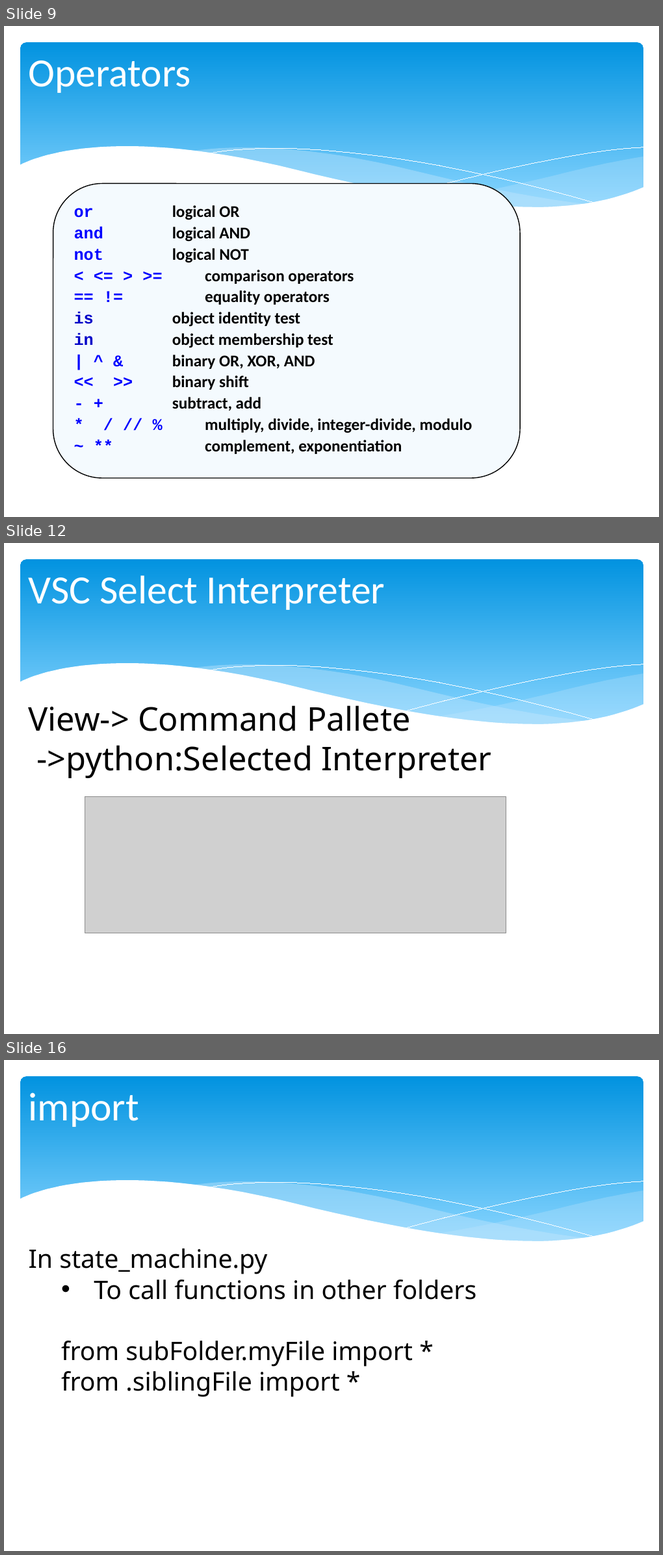
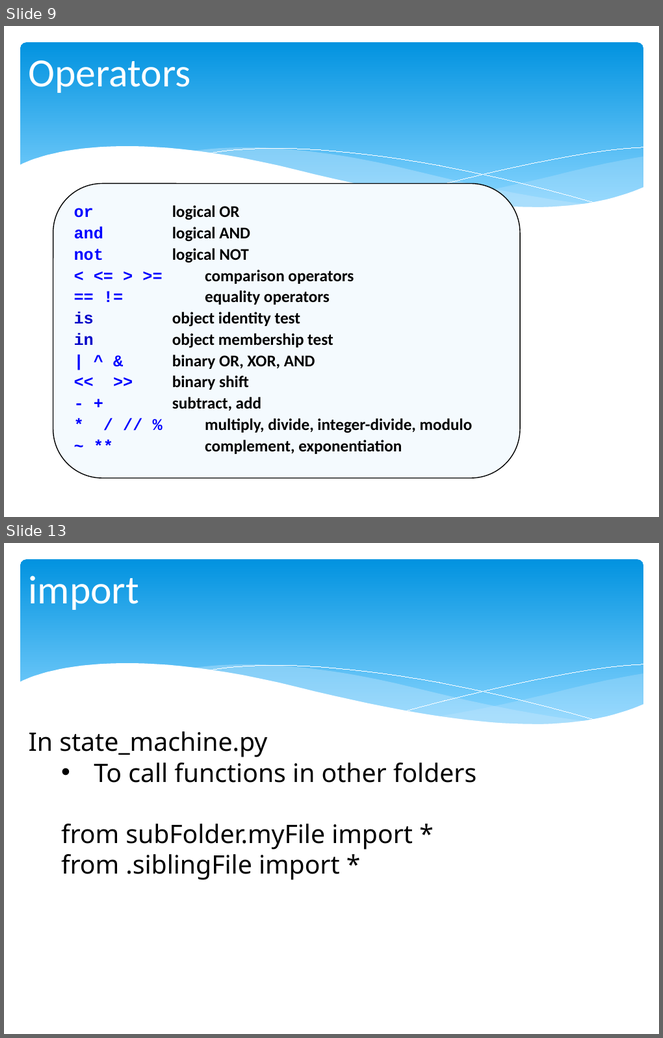
Before and after one commit to chris-turps/QA_Python3, a slide deck: DG_04 The Toolset.pptx. Shown one above the other, each under a label of ours: slides 9, 12 and 16 before the commit, slides 9 and 13 after it; the slides between them are not shown. The pictures are 663x1555 and 663x1038 pixels, drawn with LibreOffice and Linux fonts; fonts in the diff are those of the drawing; grey boxes stand for pictures. Boxes give left, top, right and bottom in pixels: in the first picture for what was removed or moved away, otherwise in the second. Text is boxed around its words. In the diff, an @@ line names an element or a change of style, - is before the commit and + after.

```diff
--- a/DG_04 The Toolset.pptx
+++ b/DG_04 The Toolset.pptx
@@ slide 12 removed at (4, 543, 659, 1034), background #FFFFFF; not listed: 6 template elements that a slide beside it also shows @@
@@ title removed at (29, 575, 386, 610) @@
-VSC Select Interpreter
@@ text removed at (29, 700, 492, 778) @@
-View-> Command Pallete
-->python:Selected Interpreter
@@ picture removed at (85, 797, 506, 933) @@
@@ what was slide 16 is now slide 13 @@
```
Also in this commit, not shown: 4 slides changed, 2 other slides removed, 8 other files.
